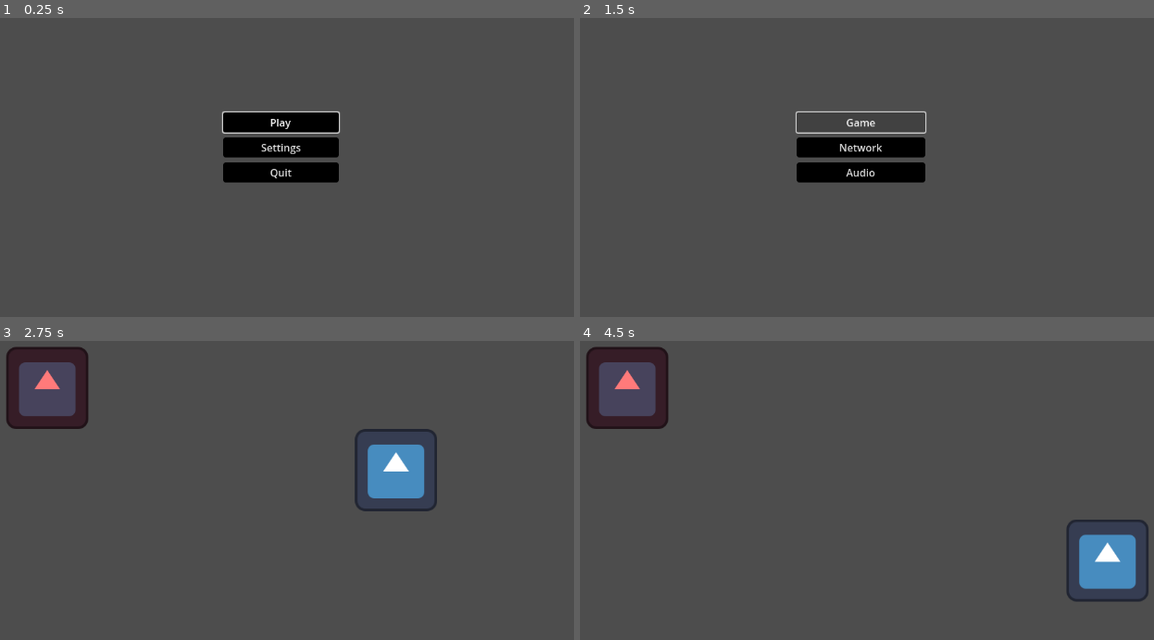
Above: before the commit, frames 1-4 (two rows, left to right).
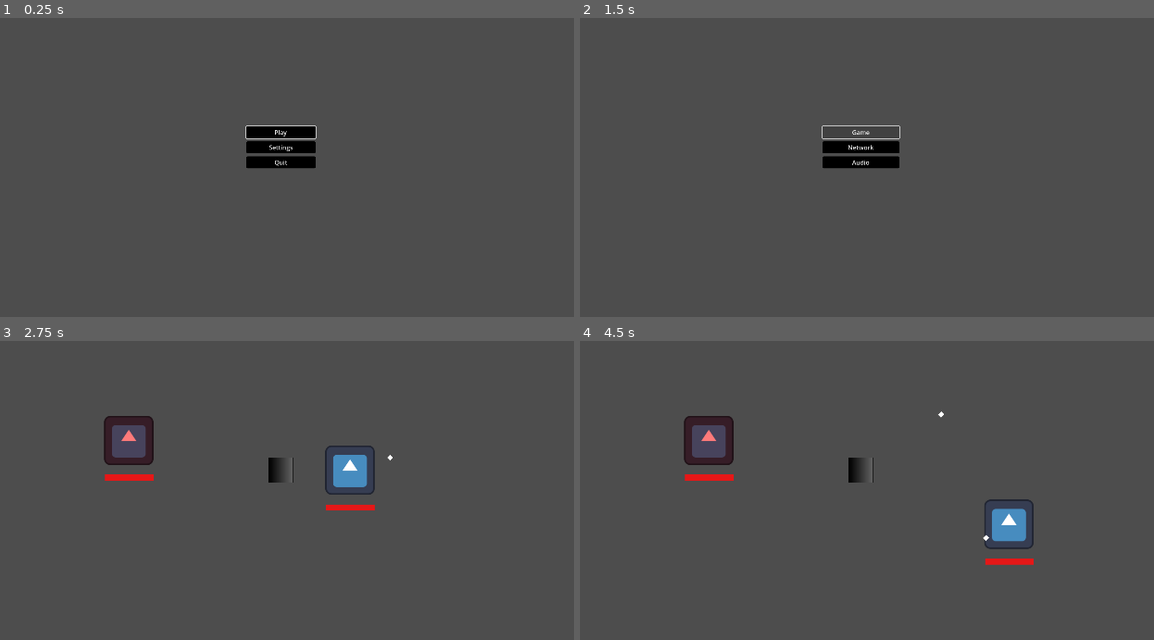
Above: after the commit, the same moments.

Repository: Hokome/Hako
Game: Godot game, scene res://test.tscn
Two runs of this game, one before a commit and one after it. Both use one fixed random seed, a clock stepped at 60 frames per second and the inputs below. The engine's default icon, where the game draws it, is replaced by a stand-in: a white triangle on a blue panel in a dark square.
Inputs (mouse positions are in pixels of both pictures, inside the frame that each line leads up to):
- Up to frame 1 (0.25 s): no input
- Up to frame 2 (1.5 s): click "Play" at 0.5 s; click "Game" at 1.25 s
- Up to frame 3 (2.75 s): tap Enter at 2 s; move the mouse to (441, 448) at 2.02 s; hold D (move_right) from 2.03 s (still down); tap E (interact) at 2.1 s; click (441, 448) at 2.3 s
- Up to frame 4 (4.5 s): move the mouse to (712, 490) at 2.77 s; release D (move_right) at 2.78 s; hold S (move_down) 2.78-3.53 s; click (712, 490) at 2.85 s; tap E (interact) at 3.05, 3.6 s; move the mouse to (935, 379) at 3.52 s; hold D (move_right) 3.53-4.28 s; click (935, 379) at 3.8 s; move the mouse to (826, 553) at 4.27 s; hold W (move_up) from 4.28 s (still down); click (826, 553) at 4.35 s

The runs differ from the first frame. In frame 1, 3.8% of the frame differs, in the area x 38-60%, y 30-56%; in frame 2, 3.0%; in frame 3, 6.6%; in frame 4, 7.0%, in the area x 1-100%, y 1-88%.

Commit message:
Various imports

Diff:
--- a/default_theme.tres
+++ b/default_theme.tres
@@ -11,9 +11,18 @@
 corner_radius_bottom_right = 4
 corner_radius_bottom_left = 4
 
+[sub_resource type="StyleBoxFlat" id="StyleBoxFlat_e7bfs"]
+bg_color = Color(0.2, 0, 0, 1)
+
+[sub_resource type="StyleBoxFlat" id="StyleBoxFlat_3taad"]
+bg_color = Color(0.9, 0.09000002, 0.09000002, 1)
+
 [resource]
 BoxContainer/constants/separation = 8
 Button/styles/normal = SubResource("StyleBoxFlat_bp0wp")
+HealthBar/base_type = &"ProgressBar"
+HealthBar/styles/background = SubResource("StyleBoxFlat_e7bfs")
+HealthBar/styles/fill = SubResource("StyleBoxFlat_3taad")
 MarginContainer/constants/margin_bottom = 5
 MarginContainer/constants/margin_left = 5
 MarginContainer/constants/margin_right = 5
--- /dev/null
+++ b/entity/entity_2d.gd
@@ -0,0 +1,36 @@
+extends CharacterBody2D
+class_name Entity2D
+
+var status: EntityStatus
+@onready var hp: CappedInt = get_node_or_null("hp")
+
+func _ready() -> void:
+	status = EntityStatus.new()
+	status.name = "status"
+	add_child(status)
+	var hp_bar := get_node_or_null("hp_bar")
+	if hp_bar:
+		connect_hp(hp_bar)
+	if hp:
+		hp.value_zero.connect(die)
+
+func damage(amount: int) -> void:
+	if not hp:
+		return
+	hp.value -= amount
+
+func die() -> void:
+	queue_free()
+
+func connect_hp(ui: Range) -> void:
+	if not hp:
+		return
+
+	ui.min_value = 0
+	ui.max_value = hp.max_value
+	ui.value = hp.value
+	ui.rounded = true
+	ui.step = 1
+
+	hp.value_changed.connect(ui.set_value)
+	hp.max_value_changed.connect(ui.set_max)
--- a/gameplay/interaction/default_interaction_indicator.tscn
+++ b/entity/interaction/default_interaction_indicator.tscn
@@ -1,6 +1,6 @@
 [gd_scene load_steps=3 format=3 uid="uid://ctm1xj4vu0dm1"]
 
-[ext_resource type="Script" uid="uid://c6v113kw61lhu" path="res://gameplay/interaction/interaction_indicator_2d.gd" id="1_jerol"]
+[ext_resource type="Script" uid="uid://c6v113kw61lhu" path="res://entity/interaction/interaction_indicator_2d.gd" id="1_jerol"]
 [ext_resource type="Texture2D" uid="uid://co3kxsxxqxpco" path="res://icons/interact.svg" id="2_57khb"]
 
 [node name="default_interaction_indicator" type="Node2D"]
--- /dev/null
+++ b/entity/player_top_2d.gd
@@ -0,0 +1,15 @@
+extends EntityTop2D
+class_name PlayerTop2D
+
+func _physics_process(delta: float) -> void:
+	var input := Input.get_vector("move_left", "move_right", "move_up", "move_down")
+	direction = input
+	super(delta)
+
+func send_weapon_input(weapon: Weapon, action_name: String) -> void:
+	weapon.point = get_global_mouse_position()
+	if Input.is_action_just_pressed(action_name):
+		weapon.press()
+	if Input.is_action_just_released(action_name):
+		weapon.release()
+	weapon.held = Input.is_action_pressed(action_name)
--- /dev/null
+++ b/entity/weapon/attack.gd
@@ -0,0 +1,39 @@
+extends Node2D
+class_name Attack
+
+@export var speed: float = 1.0
+@export var damage: int = 0
+## Can be set to -1 for infinite pierce
+@export var pierce := 1
+
+var direction: Vector2 = Vector2.RIGHT
+var hitboxes: Array[ShapeCast2D]
+
+func _ready() -> void:
+	for c in get_children():
+		if c is ShapeCast2D:
+			hitboxes.push_back(c)
+
+func _physics_process(delta: float) -> void:
+	position += direction * speed * delta
+	for hitbox in hitboxes:
+		hitbox.target_position = direction * speed * delta
+
+		for result in hitbox.collision_result:
+			# Manually cast because it could be an obstacle
+			hit(hitbox, result.collider as Entity2D)
+			if not pierce:
+				queue_free()
+				break
+
+func hit(hitbox: ShapeCast2D, entity: Entity2D) -> void:
+	hitbox.add_exception(entity)
+	# If the node is not an entity, the attack should be stopped
+	if !entity:
+		pierce = 0
+		return
+	pierce -= 1
+	entity.damage(damage)
+
+func timeout() -> void:
+	queue_free()
--- /dev/null
+++ b/entity/weapon/default_weapon.gd
@@ -0,0 +1,37 @@
+extends Weapon
+class_name DefaultWeapon
+
+@export var projectile_scene: PackedScene
+
+@export var speed := PipeValue.new()
+@export var count := PipeValue.from_base_int(1)
+@export var pierce := PipeValue.from_base_int(1)
+
+@export var spread := PipeValue.new()
+@export var variation := PipeValue.new()
+
+var time_passed: float = INF
+
+func _physics_process(delta: float) -> void:
+	time_passed += delta
+	if held and cooldown.computef() < time_passed:
+		shoot()
+
+func shoot() -> void:
+	time_passed = 0.0
+
+	var s := spread.computef()
+	var c := count.computei()
+
+	var base := s * -0.5
+	var step := s / c
+	var hvar := variation.computef() * 0.5
+
+	for i in c:
+		var projectile := spawn_attack(projectile_scene)
+		projectile.global_position = global_position
+		projectile.direction = aim().rotated(deg_to_rad(base + i * step + randf_range(-hvar, hvar)))
+
+		projectile.speed = speed.computef()
+		projectile.damage = damage.computei()
+		time_passed = 0
--- /dev/null
+++ b/entity/weapon/weapon.gd
@@ -0,0 +1,24 @@
+extends Node2D
+class_name Weapon
+
+@export var damage := PipeValue.new()
+@export var cooldown := PipeValue.new()
+
+@onready var entity: Entity2D = get_parent()
+
+var point := Vector2.ZERO
+var held := false
+
+func press() -> void:
+	pass
+
+func release() -> void:
+	pass
+
+func aim() -> Vector2:
+	return (point - global_position).normalized()
+
+func spawn_attack(scene: PackedScene) -> Attack:
+	var attack: Attack = scene.instantiate()
+	entity.get_parent().add_child(attack)
+	return attack
--- /dev/null
+++ b/examples/example_player.gd
@@ -0,0 +1,8 @@
+extends PlayerTop2D
+class_name ExamplePlayer
+
+@onready var weapon := $weapon
+
+func _physics_process(delta: float) -> void:
+	super(delta)
+	send_weapon_input(weapon, "use")
--- a/examples/game.tscn
+++ b/examples/game.tscn
@@ -1,15 +1,26 @@
-[gd_scene load_steps=17 format=3 uid="uid://b2gmj0sah4o26"]
-
-[ext_resource type="Script" uid="uid://bxiklrsxn3xcm" path="res://gameplay/entity/player_top_2d.gd" id="1_shnn6"]
+[gd_scene load_steps=31 format=3 uid="uid://b2gmj0sah4o26"]
+
+[ext_resource type="Script" uid="uid://bwqpi50ds2oim" path="res://util/infinite_sprite.gd" id="1_3lwlx"]
 [ext_resource type="Texture2D" uid="uid://w8ua1ikhwwp0" path="res://icon.svg" id="2_3d44o"]
-[ext_resource type="Script" uid="uid://dpr2lg8us3hgo" path="res://gameplay/modifier/pipe_value.gd" id="2_ecbbh"]
+[ext_resource type="Script" uid="uid://71s8d86le6b8" path="res://examples/example_player.gd" id="2_e0lww"]
+[ext_resource type="Script" uid="uid://dpr2lg8us3hgo" path="res://modifier/pipe_value.gd" id="2_ecbbh"]
 [ext_resource type="Script" uid="uid://pd4mep5e0wo2" path="res://util/capped_int.gd" id="3_kgtcu"]
-[ext_resource type="Script" uid="uid://s3yrms1tsgod" path="res://gameplay/interaction/interaction_target_2d.gd" id="4_o48wq"]
-[ext_resource type="Script" uid="uid://crjbxxy2lb82b" path="res://gameplay/interaction/interaction_origin_2d.gd" id="4_oqids"]
-[ext_resource type="PackedScene" uid="uid://ctm1xj4vu0dm1" path="res://gameplay/interaction/default_interaction_indicator.tscn" id="6_nbgvb"]
-[ext_resource type="Script" uid="uid://cdbni102aaavo" path="res://gameplay/modifier/mobility_status_effect.gd" id="8_t05qx"]
-[ext_resource type="Script" uid="uid://b3qeoxa1xgyb7" path="res://gameplay/modifier/factor_modifier.gd" id="9_twdsk"]
-[ext_resource type="Script" uid="uid://cujf7urijv20f" path="res://gameplay/modifier/status_effect_timer.gd" id="10_lj2y2"]
+[ext_resource type="Script" uid="uid://s3yrms1tsgod" path="res://entity/interaction/interaction_target_2d.gd" id="4_o48wq"]
+[ext_resource type="Script" uid="uid://crjbxxy2lb82b" path="res://entity/interaction/interaction_origin_2d.gd" id="4_oqids"]
+[ext_resource type="PackedScene" uid="uid://ctm1xj4vu0dm1" path="res://entity/interaction/default_interaction_indicator.tscn" id="6_nbgvb"]
+[ext_resource type="Script" uid="uid://bb6ac0ps0a8ia" path="res://entity/weapon/default_weapon.gd" id="8_8bvmi"]
+[ext_resource type="Script" uid="uid://cdbni102aaavo" path="res://entity/status/mobility_status_effect.gd" id="8_t05qx"]
+[ext_resource type="PackedScene" uid="uid://cnoiqo7v56j12" path="res://examples/projectile.tscn" id="9_e0lww"]
+[ext_resource type="Script" uid="uid://b3qeoxa1xgyb7" path="res://modifier/factor_modifier.gd" id="9_twdsk"]
+[ext_resource type="Script" uid="uid://cujf7urijv20f" path="res://entity/status/status_effect_timer.gd" id="10_lj2y2"]
+[ext_resource type="Script" uid="uid://bijvscduwfj8u" path="res://entity/entity_2d.gd" id="14_m8fja"]
+
+[sub_resource type="Gradient" id="Gradient_8bvmi"]
+colors = PackedColorArray(0, 0, 0, 1, 0.39308554, 0.3930855, 0.39308548, 1)
+
+[sub_resource type="GradientTexture2D" id="GradientTexture2D_e0lww"]
+gradient = SubResource("Gradient_8bvmi")
+repeat = 1
 
 [sub_resource type="Resource" id="Resource_nbgvb"]
 script = ExtResource("2_ecbbh")
@@ -21,6 +32,42 @@
 
 [sub_resource type="CircleShape2D" id="CircleShape2D_oqids"]
 radius = 42.107
+
+[sub_resource type="Resource" id="Resource_e0lww"]
+script = ExtResource("2_ecbbh")
+base_float = 512.0
+metadata/_custom_type_script = "uid://dpr2lg8us3hgo"
+
+[sub_resource type="Resource" id="Resource_m8fja"]
+script = ExtResource("2_ecbbh")
+base_int = 1
+metadata/_custom_type_script = "uid://dpr2lg8us3hgo"
+
+[sub_resource type="Resource" id="Resource_bkewa"]
+script = ExtResource("2_ecbbh")
+base_int = 1
+metadata/_custom_type_script = "uid://dpr2lg8us3hgo"
+
+[sub_resource type="Resource" id="Resource_q4smb"]
+script = ExtResource("2_ecbbh")
+metadata/_custom_type_script = "uid://dpr2lg8us3hgo"
+
+[sub_resource type="Resource" id="Resource_t87se"]
+script = ExtResource("2_ecbbh")
+metadata/_custom_type_script = "uid://dpr2lg8us3hgo"
+
+[sub_resource type="Resource" id="Resource_opmk1"]
+script = ExtResource("2_ecbbh")
+base_int = 2
+metadata/_custom_type_script = "uid://dpr2lg8us3hgo"
+
+[sub_resource type="Resource" id="Resource_603il"]
+script = ExtResource("2_ecbbh")
+base_float = 0.2
+metadata/_custom_type_script = "uid://dpr2lg8us3hgo"
+
+[sub_resource type="RectangleShape2D" id="RectangleShape2D_m8fja"]
+size = Vector2(128, 128)
 
 [sub_resource type="CircleShape2D" id="CircleShape2D_o48wq"]
 radius = 168.434
@@ -44,8 +91,16 @@
 
 [node name="camera_2d" type="Camera2D" parent="."]
 
+[node name="infinite_sprite" type="Sprite2D" parent="camera_2d"]
+texture_repeat = 2
+texture = SubResource("GradientTexture2D_e0lww")
+script = ExtResource("1_3lwlx")
+metadata/_custom_type_script = "uid://bwqpi50ds2oim"
+
 [node name="player_2d" type="CharacterBody2D" parent="."]
-script = ExtResource("1_shnn6")
+collision_layer = 2
+collision_mask = 7
+script = ExtResource("2_e0lww")
 speed = SubResource("Resource_nbgvb")
 metadata/_custom_type_script = "uid://bxiklrsxn3xcm"
 
@@ -56,10 +111,23 @@
 shape = SubResource("CircleShape2D_3d44o")
 metadata/_edit_lock_ = true
 
-[node name="health" type="Node" parent="player_2d"]
+[node name="hp" type="Node" parent="player_2d"]
 script = ExtResource("3_kgtcu")
 max_value = 100
 metadata/_custom_type_script = "uid://pd4mep5e0wo2"
+
+[node name="hp_bar" type="ProgressBar" parent="player_2d"]
+anchors_preset = 5
+anchor_left = 0.5
+anchor_right = 0.5
+offset_left = -62.0
+offset_top = 89.0
+offset_right = 64.0
+offset_bottom = 105.0
+grow_horizontal = 2
+theme_type_variation = &"HealthBar"
+value = 100.0
+show_percentage = false
 
 [node name="interaction_source_2d" type="Area2D" parent="player_2d"]
 script = ExtResource("4_oqids")
@@ -69,32 +137,72 @@
 [node name="collision_shape_2d" type="CollisionShape2D" parent="player_2d/interaction_source_2d"]
 shape = SubResource("CircleShape2D_oqids")
 
-[node name="interaction_target_2d" type="Area2D" parent="."]
-position = Vector2(-364, -128)
+[node name="weapon" type="Node2D" parent="player_2d"]
+script = ExtResource("8_8bvmi")
+projectile_scene = ExtResource("9_e0lww")
+speed = SubResource("Resource_e0lww")
+count = SubResource("Resource_m8fja")
+pierce = SubResource("Resource_bkewa")
+spread = SubResource("Resource_q4smb")
+variation = SubResource("Resource_t87se")
+damage = SubResource("Resource_opmk1")
+cooldown = SubResource("Resource_603il")
+metadata/_custom_type_script = "uid://bb6ac0ps0a8ia"
+
+[node name="entity_2d" type="CharacterBody2D" parent="."]
+position = Vector2(-395, -77)
+collision_layer = 4
+collision_mask = 7
+script = ExtResource("14_m8fja")
+metadata/_custom_type_script = "uid://bijvscduwfj8u"
+
+[node name="sprite_2d" type="Sprite2D" parent="entity_2d"]
+self_modulate = Color(1, 0.48, 0.48, 1)
+texture = ExtResource("2_3d44o")
+
+[node name="collision_shape_2d" type="CollisionShape2D" parent="entity_2d"]
+shape = SubResource("RectangleShape2D_m8fja")
+metadata/_edit_lock_ = true
+
+[node name="interaction_target_2d" type="Area2D" parent="entity_2d"]
 script = ExtResource("4_o48wq")
 indicator_offset = Vector2(0, -64)
 metadata/_custom_type_script = "uid://s3yrms1tsgod"
 
-[node name="collision_shape_2d" type="CollisionShape2D" parent="interaction_target_2d"]
+[node name="collision_shape_2d" type="CollisionShape2D" parent="entity_2d/interaction_target_2d"]
 shape = SubResource("CircleShape2D_o48wq")
 metadata/_edit_lock_ = true
 
-[node name="sprite_2d" type="Sprite2D" parent="interaction_target_2d"]
-self_modulate = Color(1, 0.48, 0.48, 1)
-texture = ExtResource("2_3d44o")
-
-[node name="status_apply" type="Node" parent="interaction_target_2d" node_paths=PackedStringArray("status_effect")]
+[node name="status_apply" type="Node" parent="entity_2d/interaction_target_2d" node_paths=PackedStringArray("status_effect")]
 script = SubResource("GDScript_nbgvb")
 status_effect = NodePath("mobility")
 
-[node name="mobility" type="Node" parent="interaction_target_2d/status_apply"]
+[node name="mobility" type="Node" parent="entity_2d/interaction_target_2d/status_apply"]
 script = ExtResource("8_t05qx")
 modifier = SubResource("Resource_lj2y2")
 metadata/_custom_type_script = "uid://cdbni102aaavo"
 
-[node name="timer" type="Timer" parent="interaction_target_2d/status_apply/mobility"]
+[node name="timer" type="Timer" parent="entity_2d/interaction_target_2d/status_apply/mobility"]
 wait_time = 5.0
 script = ExtResource("10_lj2y2")
 metadata/_custom_type_script = "uid://cujf7urijv20f"
 
-[connection signal="interacted_by" from="interaction_target_2d" to="interaction_target_2d/status_apply" method="apply_to_source"]
+[node name="hp" type="Node" parent="entity_2d"]
+script = ExtResource("3_kgtcu")
+max_value = 10
+metadata/_custom_type_script = "uid://pd4mep5e0wo2"
+
+[node name="hp_bar" type="ProgressBar" parent="entity_2d"]
+anchors_preset = 5
+anchor_left = 0.5
+anchor_right = 0.5
+offset_left = -62.0
+offset_top = 89.0
+offset_right = 64.0
+offset_bottom = 105.0
+grow_horizontal = 2
+theme_type_variation = &"HealthBar"
+value = 100.0
+show_percentage = false
+
+[connection signal="interacted_by" from="entity_2d/interaction_target_2d" to="entity_2d/interaction_target_2d/status_apply" method="apply_to_source"]
--- /dev/null
+++ b/examples/projectile.tscn
@@ -0,0 +1,25 @@
+[gd_scene load_steps=3 format=3 uid="uid://cnoiqo7v56j12"]
+
+[ext_resource type="Script" uid="uid://btx7kkit0ho7w" path="res://entity/weapon/attack.gd" id="1_uqpih"]
+
+[sub_resource type="CircleShape2D" id="CircleShape2D_uqpih"]
+radius = 8.0
+
+[node name="projectile" type="Node2D"]
+script = ExtResource("1_uqpih")
+metadata/_custom_type_script = "uid://btx7kkit0ho7w"
+
+[node name="polygon_2d" type="Polygon2D" parent="."]
+polygon = PackedVector2Array(0, -8, -8, 0, 0, 8, 8, 0)
+
+[node name="shape_cast_2d" type="ShapeCast2D" parent="."]
+shape = SubResource("CircleShape2D_uqpih")
+target_position = Vector2(0, 0)
+collision_mask = 4
+
+[node name="timer" type="Timer" parent="."]
+process_callback = 0
+one_shot = true
+autostart = true
+
+[connection signal="timeout" from="timer" to="." method="timeout"]
--- a/gameplay/entity/entity_2d.gd
+++ /dev/null
@@ -1,9 +0,0 @@
-extends CharacterBody2D
-class_name Entity2D
-
-var status: EntityStatus
-
-func _ready() -> void:
-	status = EntityStatus.new()
-	status.name = "status"
-	add_child(status)
--- a/gameplay/entity/player_top_2d.gd
+++ /dev/null
@@ -1,7 +0,0 @@
-extends EntityTop2D
-class_name PlayerTop2D
-
-func _physics_process(delta: float) -> void:
-	var input := Input.get_vector("move_left", "move_right", "move_up", "move_down")
-	direction = input
-	super(delta)
--- a/gameplay/modifier/pipe_value.gd
+++ b/modifier/pipe_value.gd
@@ -23,9 +23,20 @@
 
 func apply_modifier(modifier: Modifier) -> void:
 	_modifiers.push_back(modifier)
-	_modifiers.sort_custom(cmp_modifiers)
+	_modifiers.sort_custom(_cmp_modifiers)
 
 func remove_modifier(modifier: Modifier) -> void:
 	_modifiers.erase(modifier)
 
-func cmp_modifiers(a: Modifier, b: Modifier) -> bool: return a.get_priority() < b.get_priority()
+func _cmp_modifiers(a: Modifier, b: Modifier) -> bool:
+	return a.get_priority() < b.get_priority()
+
+static func from_base_int(value: int) -> PipeValue:
+	var p := PipeValue.new()
+	p.base_int = value
+	return p
+
+static func from_base_float(value: float) -> PipeValue:
+	var p := PipeValue.new()
+	p.base_float = value
+	return p
--- a/project.godot
+++ b/project.godot
@@ -20,13 +20,14 @@
 settings="*res://ui/menus/settings/settings_loader.tscn"
 menu_stack="*res://ui/menus/main_menu_stack.tscn"
 
+[display]
+
+window/size/viewport_width=1920
+window/size/viewport_height=1080
+
 [editor]
 
 naming/node_name_casing=2
-
-[editor_plugins]
-
-enabled=PackedStringArray()
 
 [gui]
 
@@ -69,3 +70,8 @@
 "events": [Object(InputEventKey,"resource_local_to_scene":false,"resource_name":"","device":-1,"window_id":0,"alt_press …(192 unchanged characters)…
 ]
 }
+use={
+"deadzone": 0.2,
+"events": [Object(InputEventMouseButton,"resource_local_to_scene":false,"resource_name":"","device":-1,"window_id":0,"alt_pressed":false,"shift_pressed":false,"ctrl_pressed":false,"meta_pressed":false,"button_mask":1,"position":Vector2(320, 25),"global_position":Vector2(329, 73),"factor":1.0,"button_index":1,"canceled":false,"pressed":true,"double_click":false,"script":null)
+]
+}
--- a/util/capped_int.gd
+++ b/util/capped_int.gd
@@ -19,5 +19,8 @@
 		if value == 0:
 			value_zero.emit()
 
-func _init() -> void:
+func _ready() -> void:
+	saturate()
+
+func saturate() -> void:
 	value = max_value
--- /dev/null
+++ b/util/infinite_sprite.gd
@@ -0,0 +1,11 @@
+extends Sprite2D
+class_name InfiniteSprite
+
+@export var camera: Camera2D
+
+func _ready() -> void:
+	if !camera:
+		camera = get_parent() as Camera2D
+
+func _process(_delta: float) -> void:
+	if not camera: return
--- /dev/null
+++ b/util/rng.gd
@@ -0,0 +1,16 @@
+## Random number generator utility. Most functions take a
+## [RandomNumberGenerator] as an optional argument.
+class_name RNG
+
+static var _default_rng := RandomNumberGenerator.new()
+
+## Even distribution within a circle of designated [param radius]
+static func even_circle(radius: float, rng: RandomNumberGenerator = null) -> Vector2:
+	if not rng: rng = _default_rng
+	return Vector2.ZERO
+
+## Returns the integer part of [param chance] plus a chance at one more by
+## using the decimal part as probability
+static func overflow_roll(chance: float, rng: RandomNumberGenerator = null) -> int:
+	if not rng: rng = _default_rng
+	return 0
Not shown: 1 places in default_theme.tres that only renumber resources
Renamed: gameplay/entity/entity_2d.gd.uid -> entity/entity_2d.gd.uid
Renamed: gameplay/entity/entity_top_2d.gd -> entity/entity_top_2d.gd
Renamed: gameplay/entity/entity_top_2d.gd.uid -> entity/entity_top_2d.gd.uid
Renamed: gameplay/interaction/interaction_indicator_2d.gd -> entity/interaction/interaction_indicator_2d.gd
Renamed: gameplay/interaction/interaction_indicator_2d.gd.uid -> entity/interaction/interaction_indicator_2d.gd.uid
Renamed: gameplay/interaction/interaction_origin_2d.gd -> entity/interaction/interaction_origin_2d.gd
Renamed: gameplay/interaction/interaction_origin_2d.gd.uid -> entity/interaction/interaction_origin_2d.gd.uid
Renamed: gameplay/interaction/interaction_target_2d.gd -> entity/interaction/interaction_target_2d.gd
Renamed: gameplay/interaction/interaction_target_2d.gd.uid -> entity/interaction/interaction_target_2d.gd.uid
Renamed: gameplay/entity/player_top_2d.gd.uid -> entity/player_top_2d.gd.uid
Renamed: gameplay/modifier/entity_status.gd -> entity/status/entity_status.gd
(and 20 more such lines)
